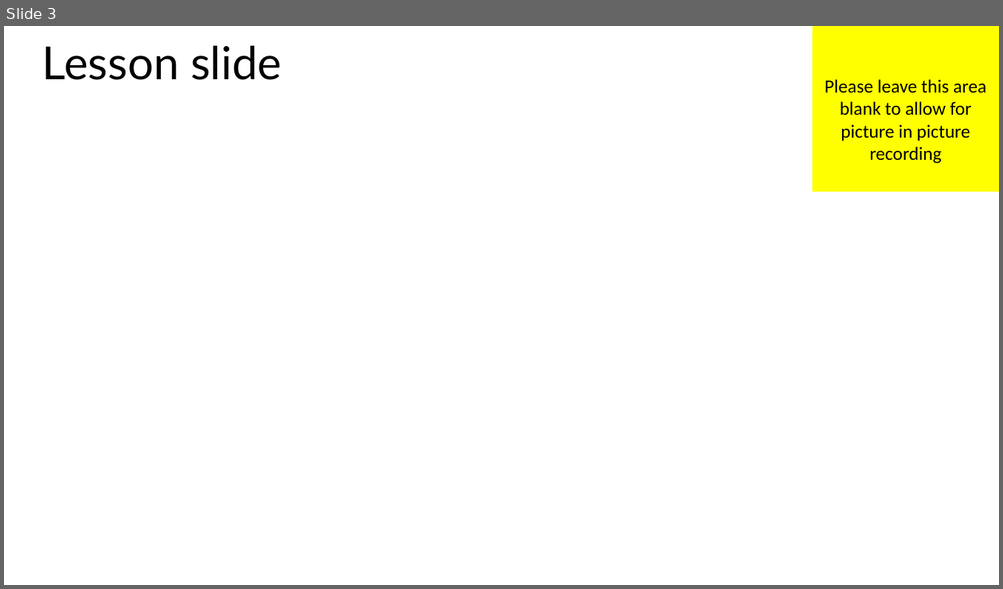
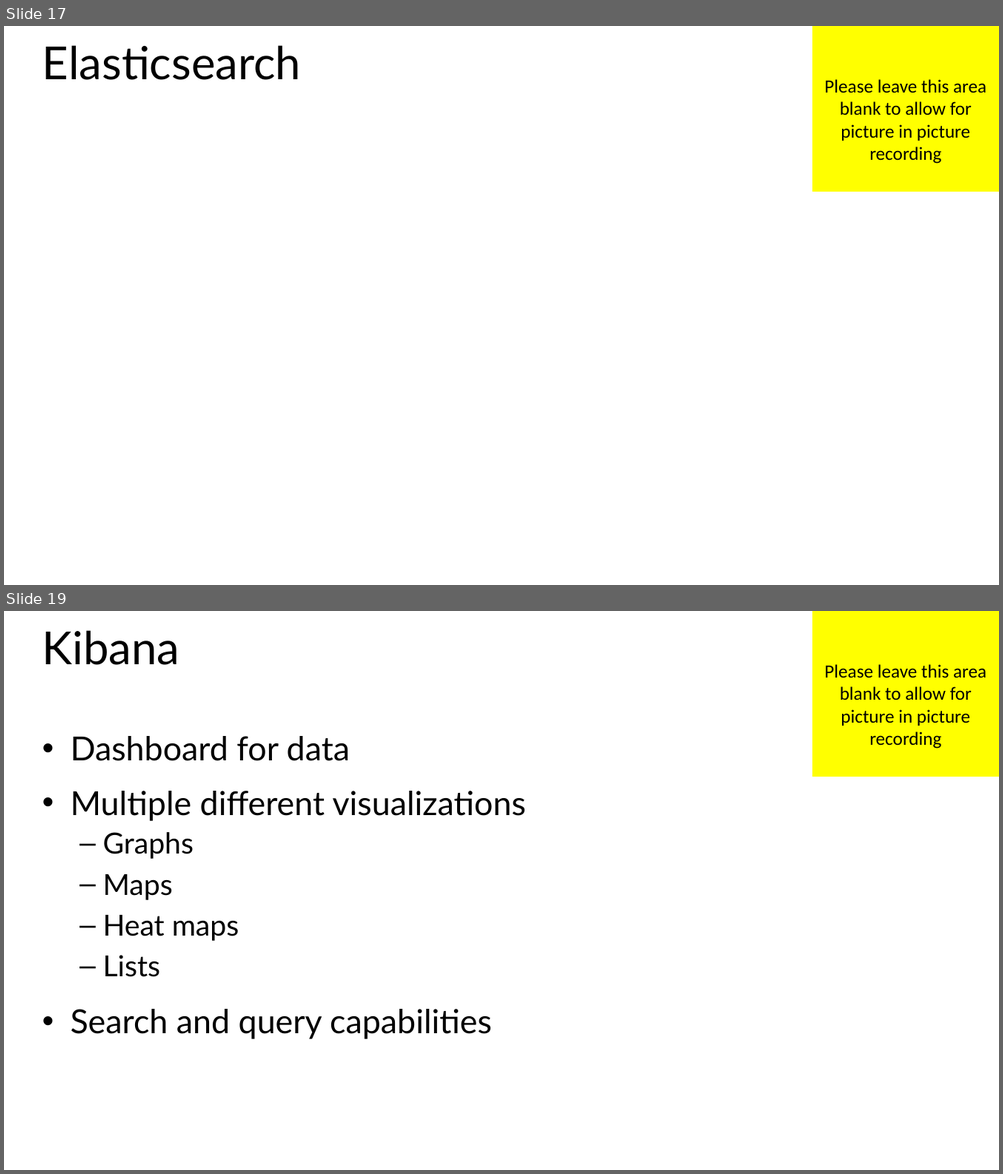
Before and after one commit to MisterJames/AzureImageProcessing, a slide deck: Presentation Materials/MVA-ApplicationsOnAzure-06.pptx. Shown one above the other, each under a label of ours: slide 3 before the commit, slides 17 and 19 after it; the slides between them are not shown. The pictures are 1003x589 and 1003x1174 pixels, drawn with LibreOffice and Linux fonts; fonts in the diff are those of the drawing. Boxes give left, top, right and bottom in pixels: in the first picture for what was removed or moved away, otherwise in the second. Text is boxed around its words. In the diff, an @@ line names an element or a change of style, - is before the commit and + after.

```diff
--- a/Presentation Materials/MVA-ApplicationsOnAzure-06.pptx
+++ b/Presentation Materials/MVA-ApplicationsOnAzure-06.pptx
@@ slide 19 added at <box>4,611,999,1170</box>, background #FFFFFF @@
@@ title added at <box>42,630,180,665</box>, 44 pt, text #000000 @@
+Kibana
@@ rectangle added at <box>812,611,999,777</box>, fill #FFFF00, 18 pt, text #000000 @@
+Please leave this area blank to allow for picture in picture recording
@@ text added at <box>71,736,526,1039</box>, 32 pt, text #000000 @@
+• Dashboard for data
+• Multiple different visualizations
+  – Graphs
+  – Maps
+  – Heat maps
+  – Lists
+• Search and query capabilities
@@ what was slide 3 is now slide 17 @@
@@ slide 17 changed as well @@
@@ title at <box>42,45,301,80</box>: text changed @@
-Lesson slide
+Elasticsearch
```
Also in this commit, not shown: 1 other slide changed, 25 other slides added, 1 slide removed, 33 other files.
